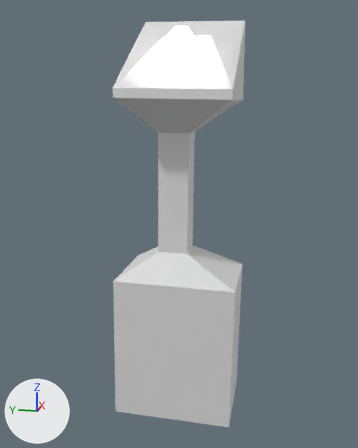
An edit to the glTF model public/Models/Buttons/button1.glb, drawn before and after from the same camera.
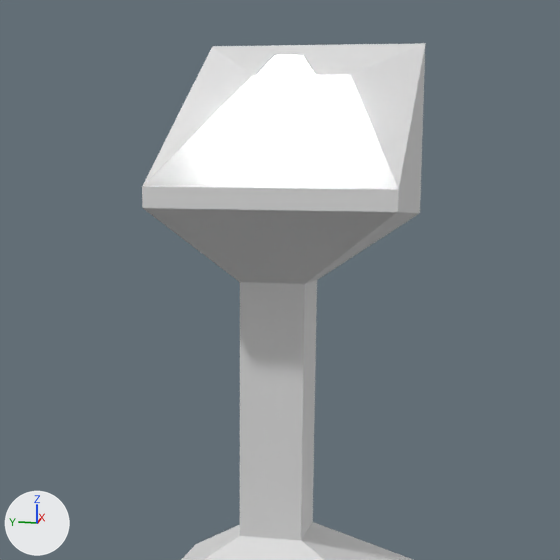
There are two pictures of each version: one whole from a 50 mm lens placed at (-192.27, 6.14, 5.96), pointed at (-180.94, 8.4, 3.13), one close up on the part from 13% to 86% of the width and 0% to 59% of the height. The axes (+X, +Y, +Z) are drawn at lower left. The lights are the same throughout. Where no turn or scale is listed for an object, it has been applied to the vertices.

Objects in the first close-up: 'ResumeButton'.
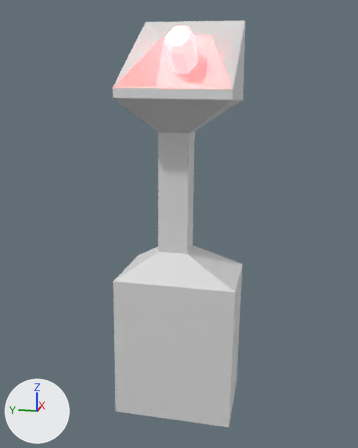
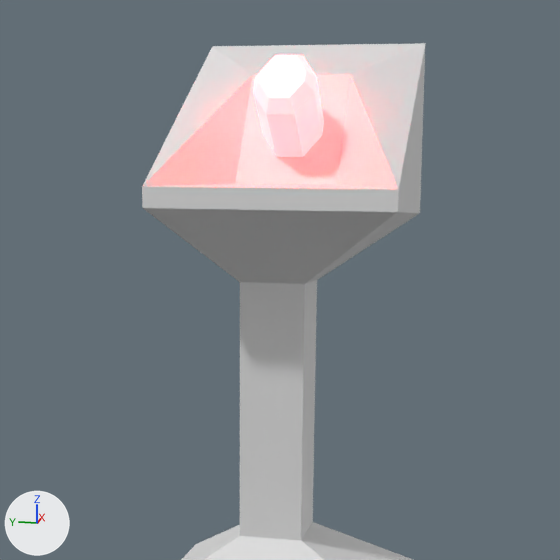
The change in detail:
In material 'Button' (mat_button), emission_strength goes from 6.583 to 18.0.
In material 'Button' (mat_button), emission_color is now set to (1.0, 0.0185, 0.0185), red #ff2525.

Where the change shows, as pixel boxes (x1, y1, x2, y2) in the close-ups (560 x 560 px):
'ResumeButton', recoloured, surface changed: (144, 51, 400, 193) in both
